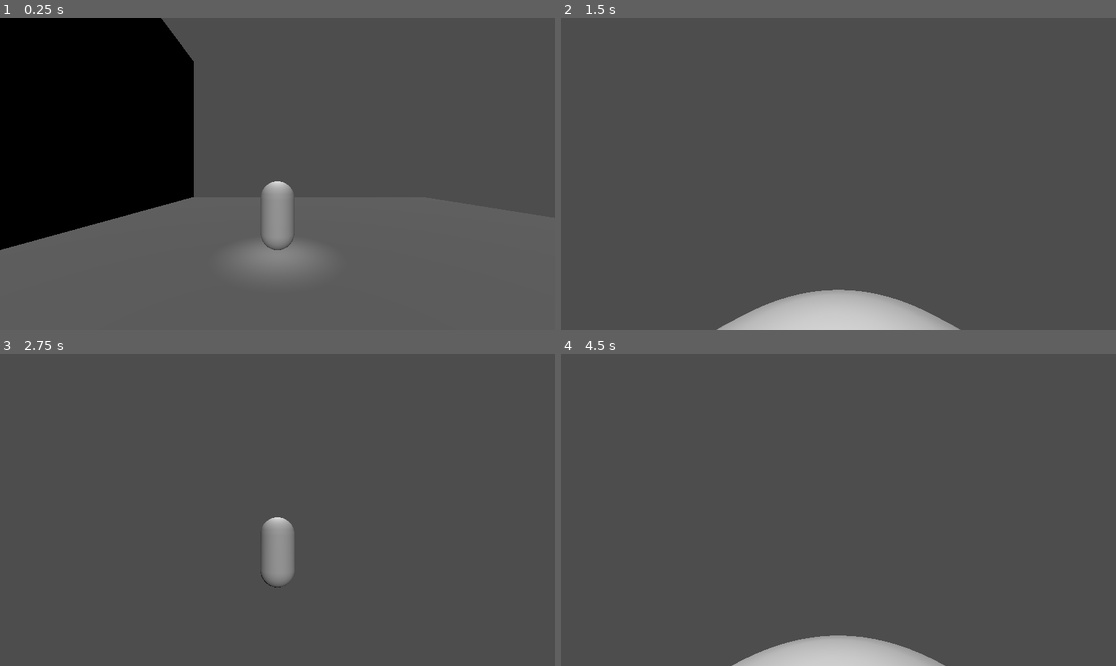
Above: before the commit, frames 1-4 (two rows, left to right).
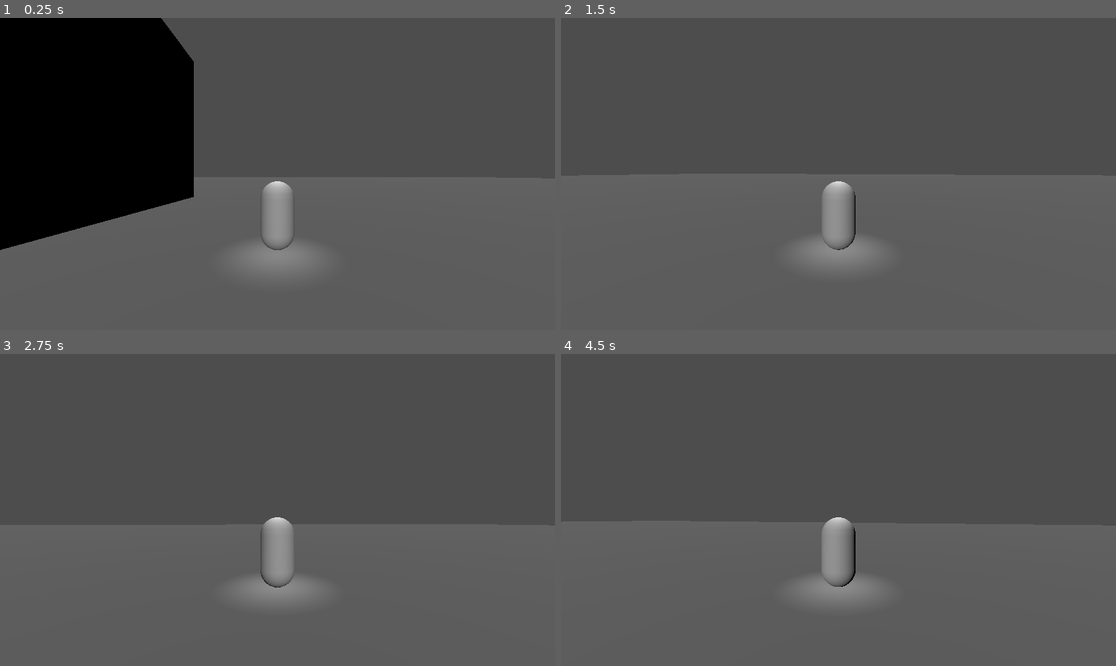
Above: after the commit, the same moments.

Repository: jackmenty/2025-Game
Game: Godot game, scene res://Scenes/Test_level.tscn
Two runs of this game, one before a commit and one after it. Both use one fixed random seed, a clock stepped at 60 frames per second and the inputs below.
Inputs (mouse positions are in pixels of both pictures, inside the frame that each line leads up to):
- Up to frame 1 (0.25 s): no input
- Up to frame 2 (1.5 s): move the mouse to (866, 174) at 0.52 s; hold W (move_forward) from 0.53 s (still down); tap Space (jump) at 0.77 s; move the mouse to (810, 174) at 1.27 s
- Up to frame 3 (2.75 s): keep holding W (move_forward); tap Space (jump) at 1.52 s; move the mouse to (288, 503) at 2.02 s
- Up to frame 4 (4.5 s): keep holding W (move_forward); tap Enter at 2.75 s; move the mouse to (832, 516) at 2.77 s; tap Space (jump) at 3.02, 3.77 s; move the mouse to (877, 513) at 3.52 s; move the mouse to (794, 506) at 4.27 s

The runs differ from the first frame. In frame 2, 6.5% of the frame differs, in the area x 28-72%, y 52-100%; in frame 3, 1.6%; in frame 4, 5.2%.

Commit message:
added max_speed , needs fixing for stutter movement

Diff:
--- a/Scenes/Test_level.tscn
+++ b/Scenes/Test_level.tscn
@@ -6,7 +6,7 @@
 
 [node name="CSGBox3D" type="CSGBox3D" parent="."]
 use_collision = true
-size = Vector3(30, 1, 30)
+size = Vector3(300, 1, 300)
 
 [node name="CSGBox3D" type="CSGBox3D" parent="CSGBox3D"]
 transform = Transform3D(1, 0, 0, 0, 1, 0, 0, 0, 1, -11.8308, 6.99323, 0)
--- a/Scripts/Character.gd
+++ b/Scripts/Character.gd
@@ -1,10 +1,11 @@
 extends CharacterBody3D
 
 
-const SPEED = 25.0
+const SPEED = 2
+const MAX_SPEED = 20
 const JUMP_VELOCITY = 13.5
-const ACCELERATION = 10
-const DECELERATION = 15
+const ACCELERATION = .5
+const DECELERATION = 20
 @onready var springarm = $SpringArm3D
 @onready var camera = $SpringArm3D/Camera3D
 
@@ -24,12 +25,17 @@
 	var direction: Vector3 = (springarm.transform.basis * Vector3(input_dir.x, 0, input_dir.y)).normalized()
 	var corrected_dir = Vector3(direction.x, 0, direction.z).normalized()
 	if corrected_dir:
-		velocity.x = corrected_dir.x * SPEED
-		velocity.z = corrected_dir.z * SPEED
+		#print(corrected_dir)
+		velocity.x += corrected_dir.x * SPEED * ACCELERATION
+		velocity.z += corrected_dir.z * SPEED * ACCELERATION
+		if (abs(velocity.x) >= MAX_SPEED):
+			velocity.x = MAX_SPEED * corrected_dir.x
+		if (abs(velocity.z) >= MAX_SPEED):
+			velocity.z = MAX_SPEED * corrected_dir.z
 	else:
-		velocity.x = move_toward(velocity.x, 0, SPEED)
-		velocity.z = move_toward(velocity.z, 0, SPEED)
-
+		velocity.x -= velocity.x * delta * DECELERATION
+		velocity.z -= velocity.z * delta * DECELERATION
+	print(velocity.x, " ",  velocity.z)
 	if Input.is_action_just_pressed("ui_cancel"):
 		Input.set_mouse_mode(Input.MOUSE_MODE_VISIBLE)
 
